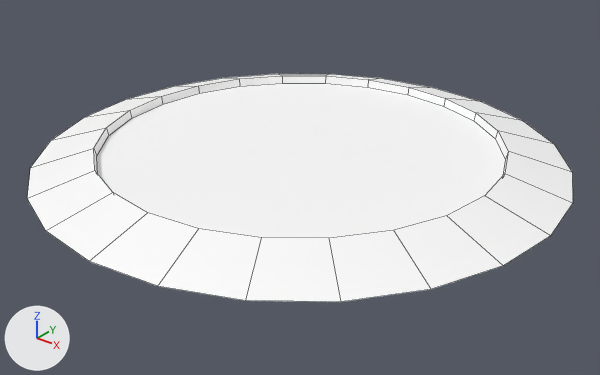
Renders of the FBX model Content/Placeable/Hazard/FloorFan/SM_FloorFan_Raw.fbx from each side of a commit.
Rendered twice from a camera (50 mm lens) standing at (3.26, -4.08, 2.29) and looking at (0.07, -0.1, -0.19). Arrows for +X, +Y and +Z are at lower left; the lights stay in place. Mesh edges are drawn as thin lines. Where no turn or scale is listed for an object, it has been applied to the vertices.

Names of what the first picture shows: 'transform17'.
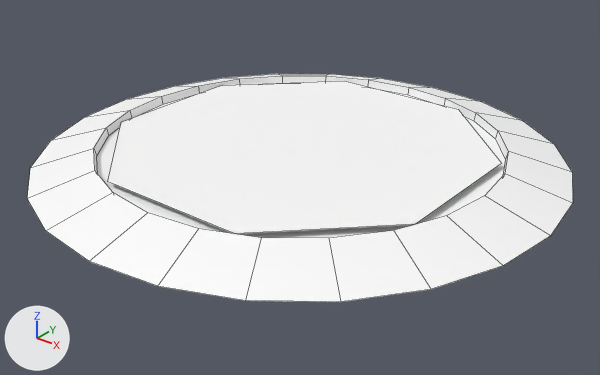
Location of each change, (x1, y1, x2, y2) in pixels of the pictures (600 x 375 px):
part 1 of me_transform17, added
    after: (108, 81, 501, 234)

Patch to the scene script:
```diff
--- a/Content/Placeable/Hazard/FloorFan/SM_FloorFan_Raw.fbx.py
+++ b/Content/Placeable/Hazard/FloorFan/SM_FloorFan_Raw.fbx.py
@@ mat_principledshader_002 @@
+mat_principledshader_002 = principled_material('principledshader.002')
+mat_principledshader_002.base_color = (1.0, 1.0, 1.0)  # white #ffffff
+mat_principledshader_002.roughness = 0.553
@@ me_transform17 @@
 me_transform17.from_pydata(...)  # 72 vertices, 49 faces; spans x -1.8..1.8, y -1.8..1.8, z 0.0..0.12
 # used by ob_transform17; location = (0.0, 0.0, 0.0)
 # verts and faces of me_transform17; kept vertices keep their numbers, new ones are numbered from 72
+# me_transform17 part 1
+verts[72] = (-1.23, 0.53, 0.1)  # pixel (222, 85)
+verts[73] = (-0.53, 1.23, 0.1)  # pixel (344, 80)
+verts[74] = (0.53, 1.23, 0.1)  # pixel (458, 109)
+verts[75] = (1.23, 0.53, 0.1)  # pixel (501, 163)
+verts[76] = (1.23, -0.53, 0.1)  # pixel (415, 224)
+verts[77] = (0.53, -1.23, 0.1)  # pixel (234, 233)
+verts[78] = (-0.53, -1.23, 0.1)  # pixel (107, 181)
+verts[79] = (-1.23, -0.53, 0.1)  # pixel (121, 122)
+faces += [(72, 79, 78, 77, 76, 75, 74, 73)]  # mat_principledshader_002 (white #ffffff)
 me_transform17.materials.append(mat_principledshader)
 me_transform17.materials.append(mat_principledshader_001)
+me_transform17.materials.append(mat_principledshader_002)  # white #ffffff
```
